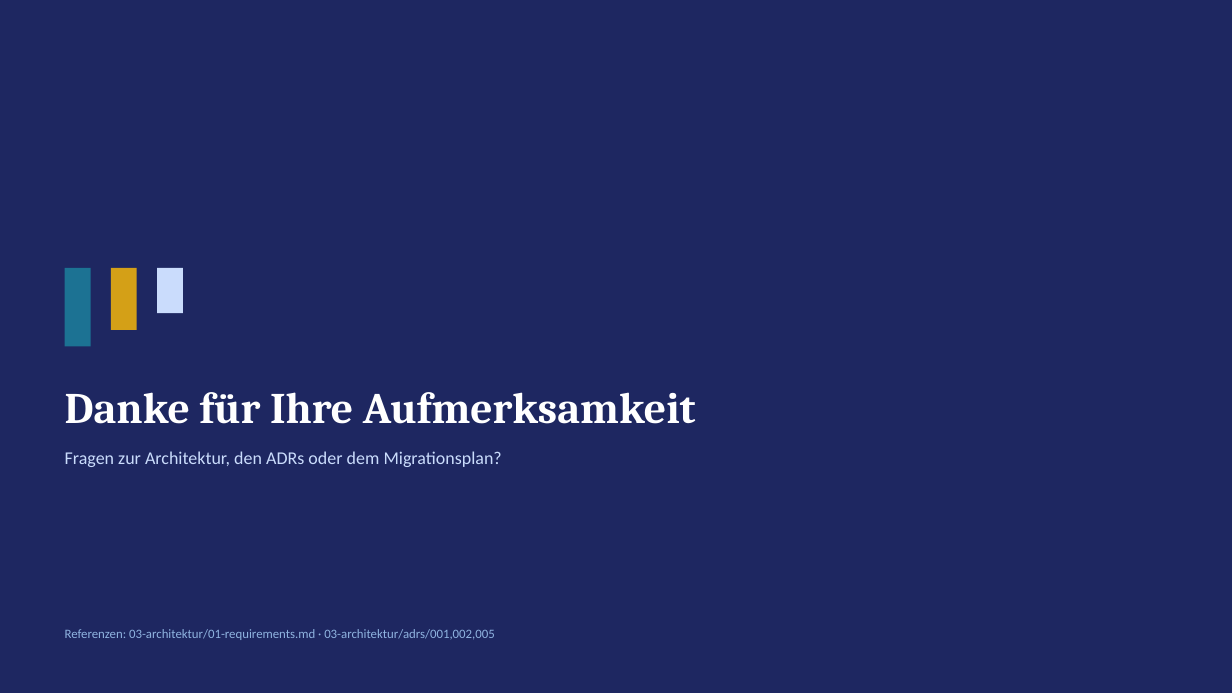
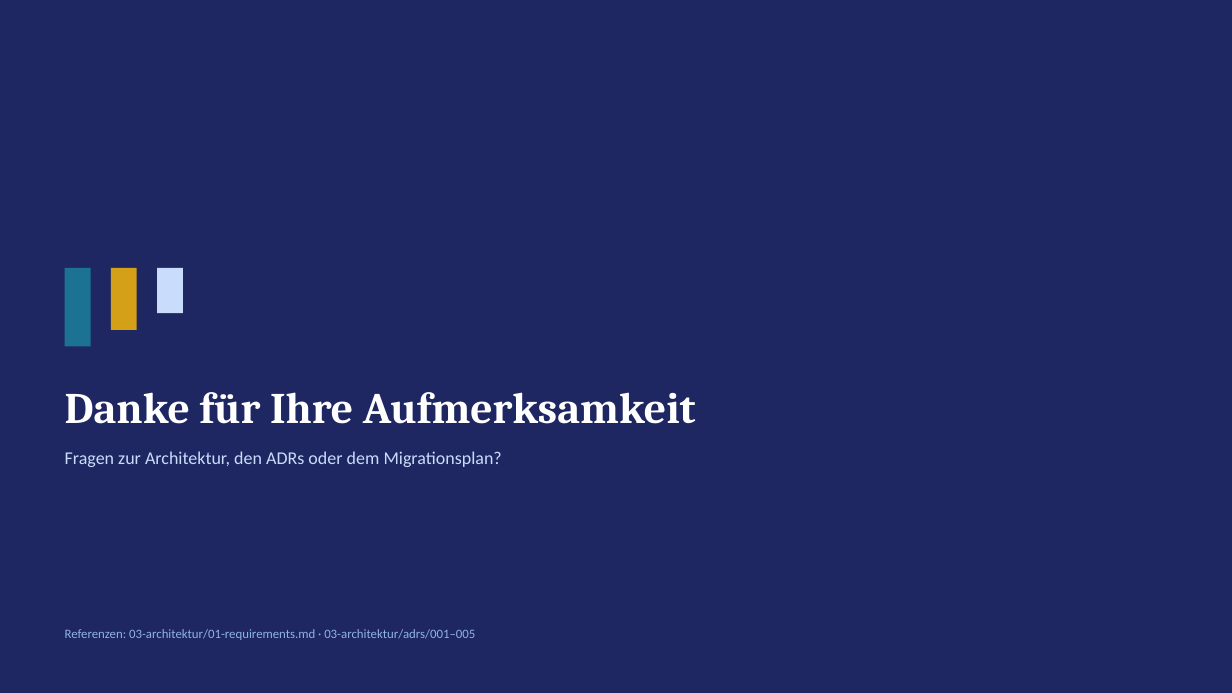
Before and after one commit to Freaky2164/CAS-Advanced-SE, a slide deck: slide 18 of 03-architektur/FH_MA-Architektur-Praesentation.pptx (slide 16 before the commit). Drawn at 1232x693 pixels with LibreOffice and Linux fonts; fonts in the diff are those of the drawing. Boxes give left, top, right and bottom in pixels: in the first picture for what was removed or moved away, otherwise in the second. Text is boxed around its words. In the diff, an @@ line names an element or a change of style, - is before the commit and + after.

Commit message:
Added remaining ADRs and extended presi

```diff
--- a/03-architektur/FH_MA-Architektur-Praesentation.pptx
+++ b/03-architektur/FH_MA-Architektur-Praesentation.pptx
@@ text at (65,629,475,640): text changed @@
-Referenzen: 03-architektur/01-requirements.md · 03-architektur/adrs/001,002,005
+Referenzen: 03-architektur/01-requirements.md · 03-architektur/adrs/001–005
```
Also in this commit, not shown: 10 other slides changed, 2 slides added, 2 other files.
